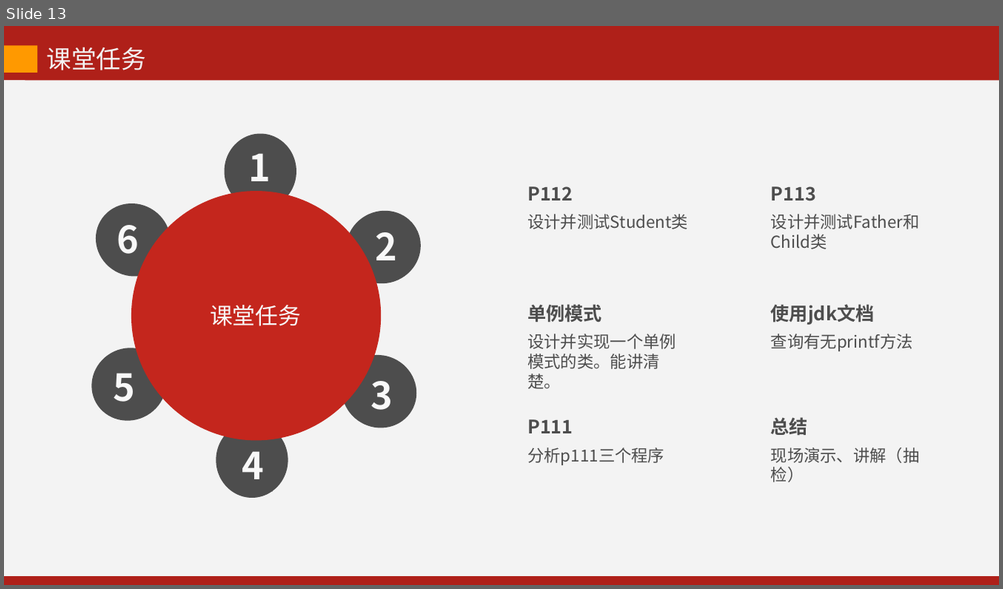
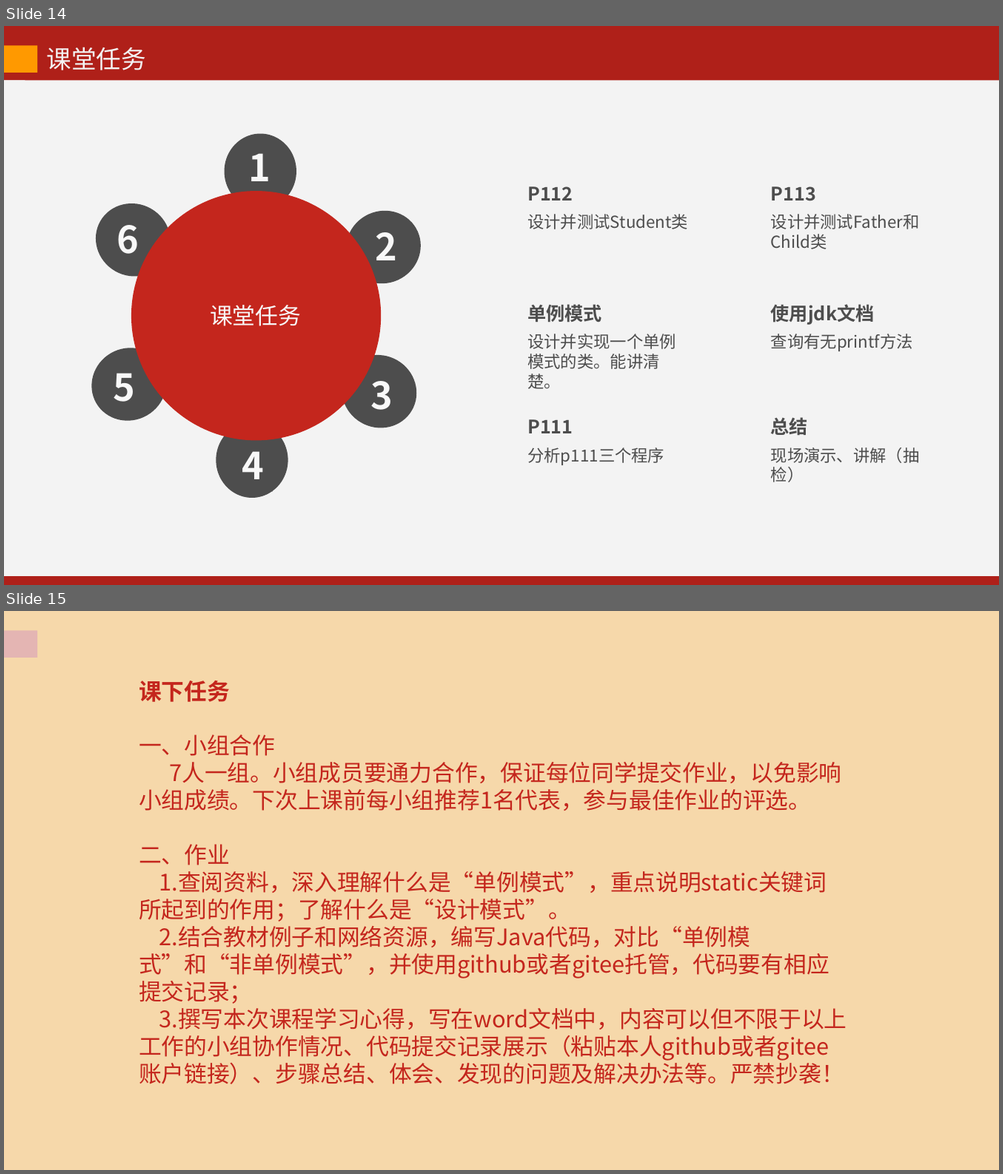
Before and after one commit to kevinjoyce/JavaCourseWare, a slide deck: PPT/每次课PPT/02 面向对象（上）.pptx. Shown one above the other, each under a label of ours: slide 13 before the commit, slides 14 and 15 after it. The pictures are 1003x589 and 1003x1174 pixels, drawn with LibreOffice and Linux fonts; fonts in the diff are those of the drawing; background and template pictures are left out. Boxes give left, top, right and bottom in pixels: in the first picture for what was removed or moved away, otherwise in the second. Text is boxed around its words. In the diff, an @@ line names an element or a change of style, - is before the commit and + after.

Commit message:
新学期的课程，课件更新，加了哲学思想上的描述，为调动学生积极性，重点加上了每次课结束后的课下任务。

```diff
--- a/PPT/每次课PPT/02 面向对象（上）.pptx
+++ b/PPT/每次课PPT/02 面向对象（上）.pptx
@@ slide 15 added at (x1=4, y1=611, x2=999, y2=1170), background picture (left out) @@
@@ rectangle added at (x1=4, y1=630, x2=37, y2=657), fill #C4261D @@
@@ rectangle added at (x1=4, y1=611, x2=999, y2=1170), fill #F3F3F3 at 70% opacity @@
@@ text added at (x1=139, y1=681, x2=847, y2=1085), 22 pt, text #C4261D @@
+课下任务
+一、小组合作
+7人一组。小组成员要通力合作，保证每位同学提交作业，以免影响小组成绩。下次上课前每小组推荐1名代表，参与最佳作业的评选。
+二、作业
+1.查阅资料，深入理解什么是“单例模式”，重点说明static关键词所起到的作用；了解什么是“设计模式”。
+2.结合教材例子和网络资源，编写Java代码，对比“单例模式”和“非单例模式”，并使用github或者gitee托管，代码要有相应提交记录；
+3.撰写本次课程学习心得，写在word文档中，内容可以但不限于以上工作的小组协作情况、代码提交记录展示（粘贴本人github或者gitee账户链接）、步骤总结、体会、发现的问题及解决办法等。严禁抄袭！
@@ what was slide 13 is now slide 14 @@
```
Also in this commit, not shown: 1 slide changed, 1 other slide added, 6 other files.
